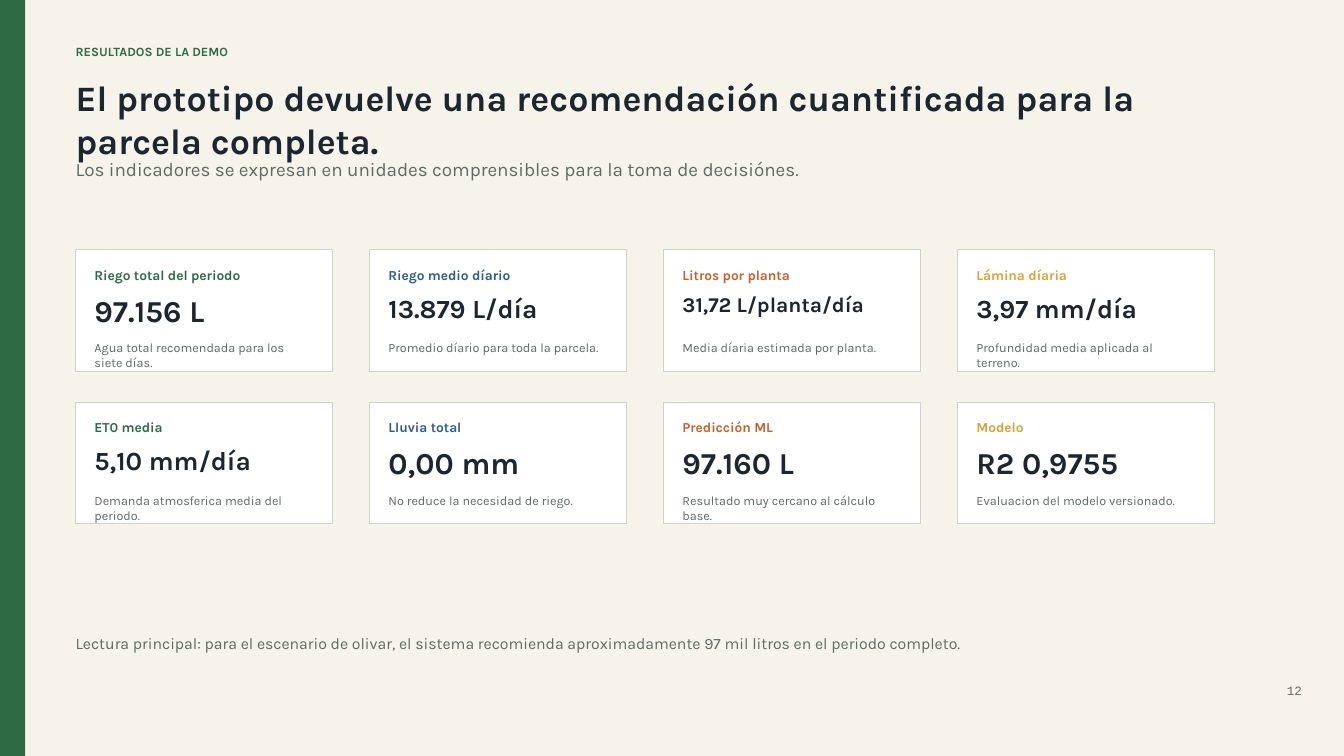
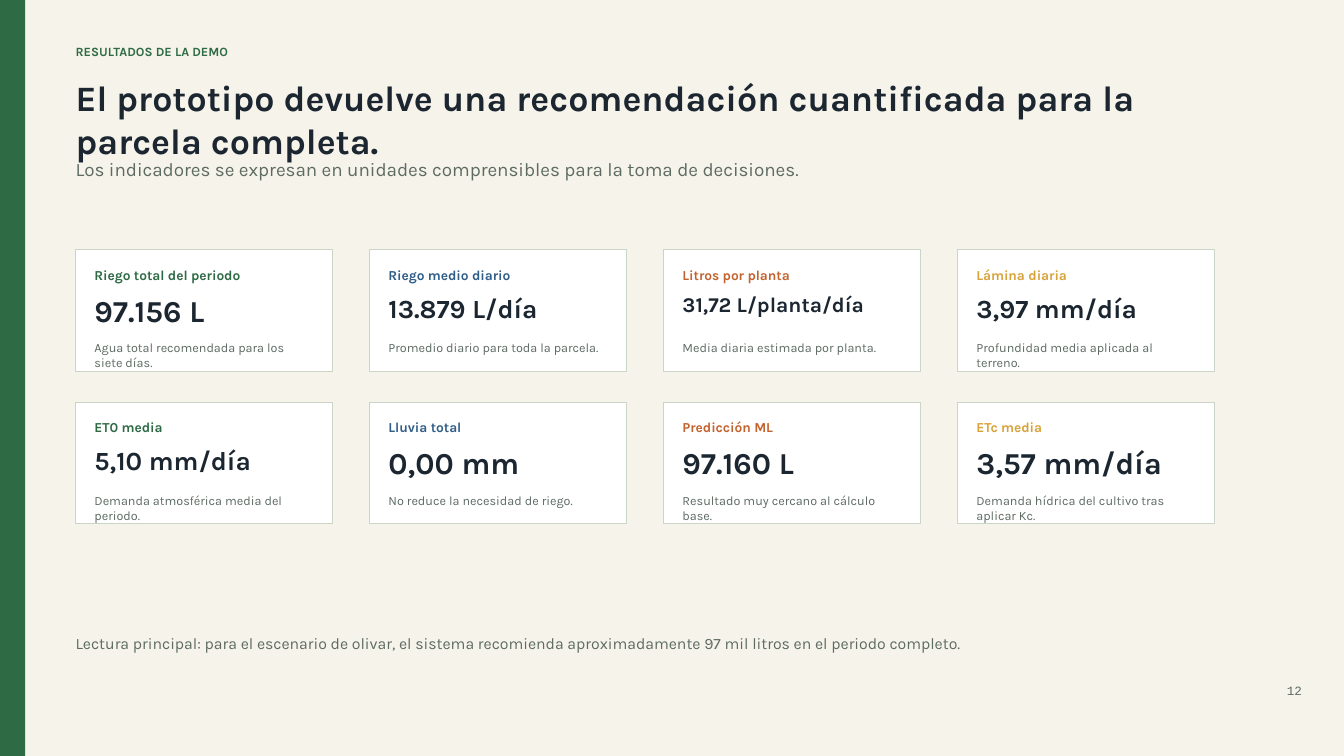
Before and after one commit to romanmaeztu/PI-Agricultura-de-Precisi-n, a slide deck: slide 12 of docs/presentacion_defensa_tfg_riego_jurado.pptx. Drawn at 1344x756 pixels with LibreOffice and Linux fonts; fonts in the diff are those of the drawing. Boxes give left, top, right and bottom in pixels: in the first picture for what was removed or moved away, otherwise in the second. Text is boxed around its words. In the diff, an @@ line names an element or a change of style, - is before the commit and + after.

Commit message:
Documentar indicadores y corregir informes descargables

```diff
--- a/docs/presentacion_defensa_tfg_riego_jurado.pptx
+++ b/docs/presentacion_defensa_tfg_riego_jurado.pptx
@@ text at (76, 159, 799, 181): text changed @@
-Los indicadores se expresan en unidades comprensibles para la toma de decisiónes.
+Los indicadores se expresan en unidades comprensibles para la toma de decisiones.
@@ text at (976, 422, 1042, 432): text changed @@
-Modelo
+ETc media
@@ text at (976, 450, 1162, 478): text changed @@
-R2 0,9755
+3,57 mm/día
@@ text at (94, 495, 282, 523): text changed @@
-Demanda atmosferica media del periodo.
+Demanda atmosférica media del periodo.
@@ text at (976, 495, 1164, 523): text changed @@
-Evaluacion del modelo versionado.
+Demanda hídrica del cultivo tras aplicar Kc.
```
Also in this commit, not shown: 5 other files.
